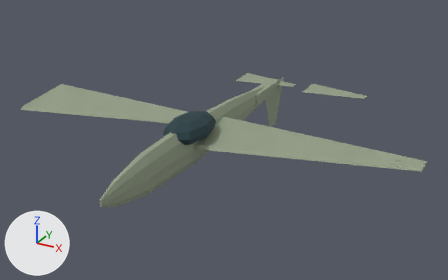
Before and after pictures for a commit that changed the glTF model game/assets/units/b26.glb.
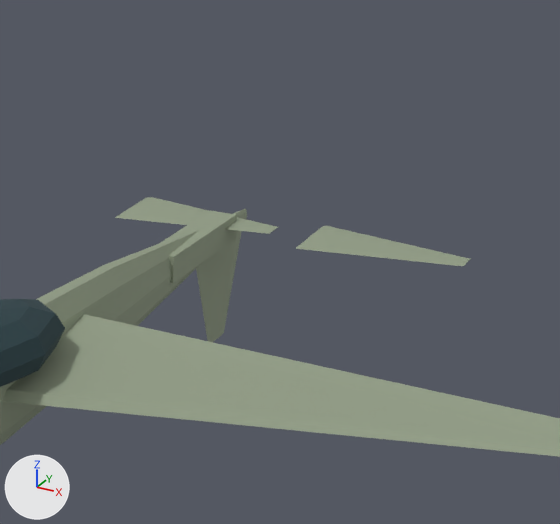
There are two pictures of each version: one whole from a 50 mm camera at (14.45, -25.09, 14.25) aimed at (0.52, 0.24, 1.58), one close up on the part from 43% to 89% of the width and 0% to 69% of the height. Every picture has the same lights, and +X, +Y and +Z are marked at lower left. The first two pictures are the older version. Where no turn or scale is listed for an object, it has been applied to the vertices.

Objects in the first close-up: 'Cockpit', 'Elevator_L', 'Elevator_R', 'Fuselage', 'Rudder', 'TailBoom', 'Wing_R'.
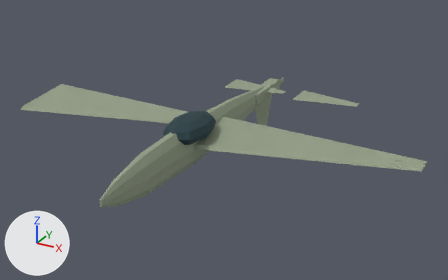
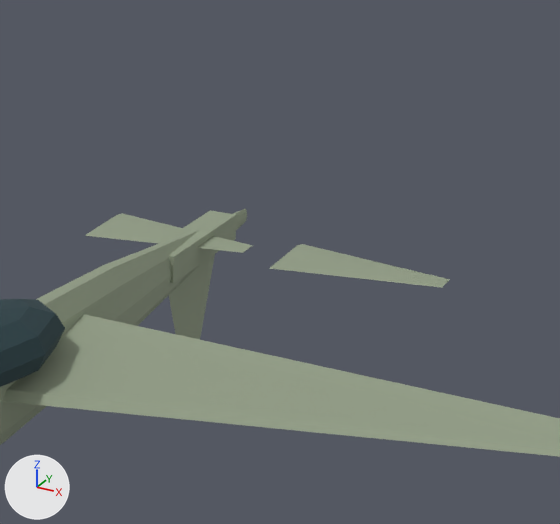
Diff of the bpy script that builds the scene:
```diff
--- a/game/assets/units/b26.glb.py
+++ b/game/assets/units/b26.glb.py
@@ ob_elevator_l @@
 ob_elevator_l = bpy.data.objects.new('Elevator_L', me_elevator_l)
-ob_elevator_l.location = (-2.16, 7.39, 2.5)
+ob_elevator_l.location = (-2.16, 5.98, 2.5)
@@ ob_elevator_r @@
 ob_elevator_r = bpy.data.objects.new('Elevator_R', me_elevator_r)
-ob_elevator_r.location = (2.16, 7.39, 2.5)
+ob_elevator_r.location = (2.16, 5.98, 2.5)
@@ ob_rudder @@
 ob_rudder = bpy.data.objects.new('Rudder', me_rudder)
-ob_rudder.location = (0.0, 7.39, 2.37)
+ob_rudder.location = (0.0, 5.98, 2.37)
```

Changed parts and their boxes [x1, y1, x2, y2] in the close-ups (560 x 524 px):
'Elevator_R', moved: before [296, 226, 470, 266]; after [269, 244, 450, 288]
'Rudder', moved: before [196, 230, 242, 342]; after [169, 254, 215, 340]
'Elevator_L', moved: before [115, 197, 278, 234]; after [85, 213, 253, 253]
